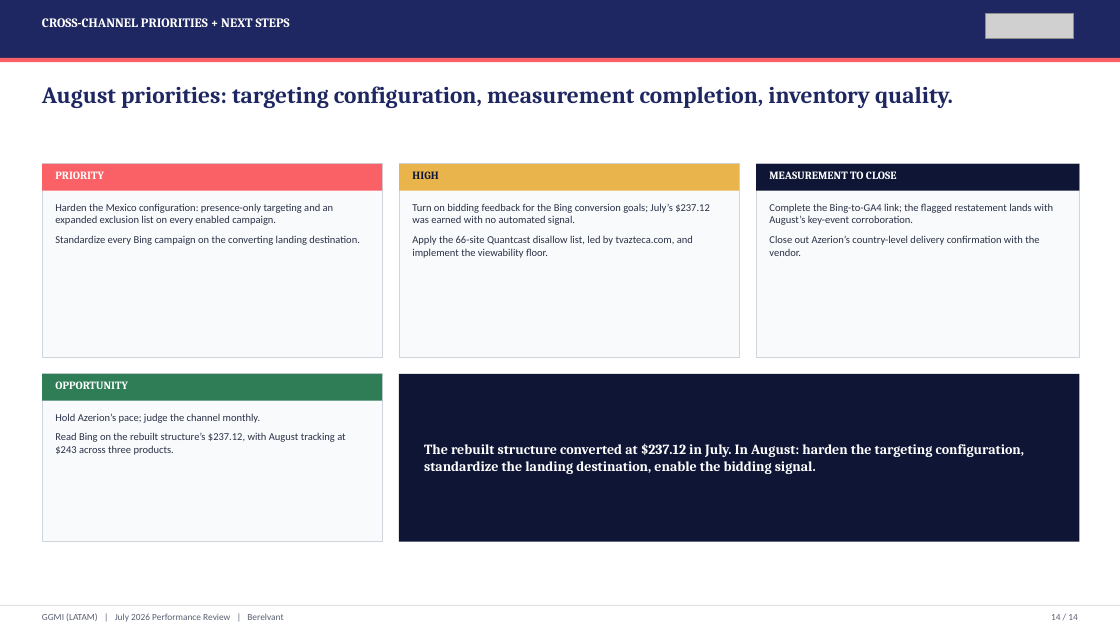
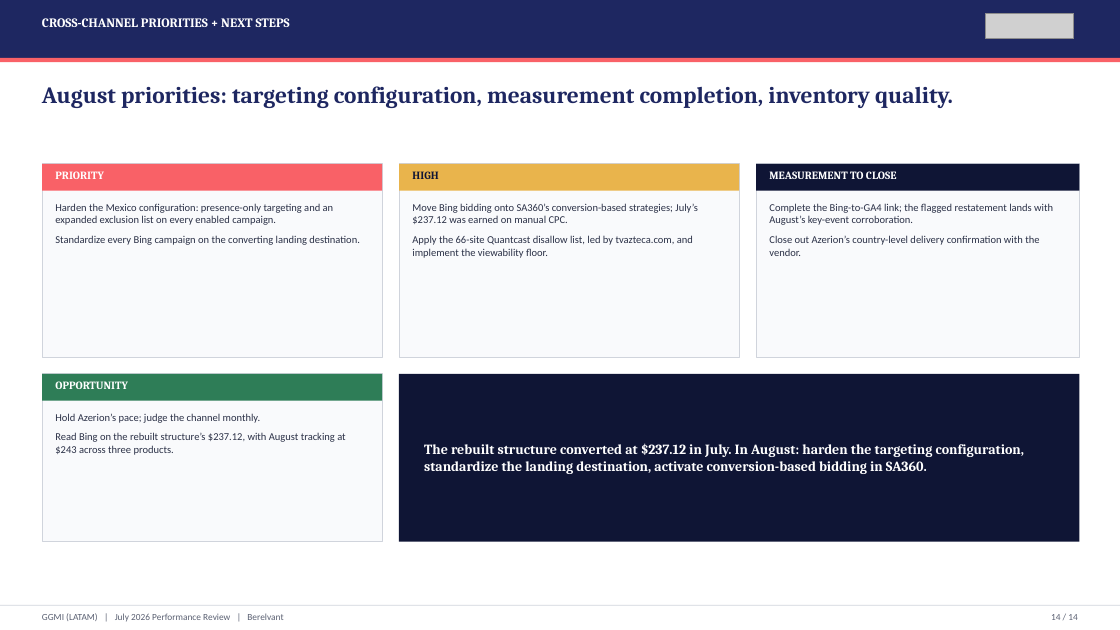
Before and after one commit to hablapro/brlvnt-reporting-hub, a slide deck: slide 14 of reports/forex/ggmi/2026-07/output/GGMI_LATAM_July_2026_Performance_Review.pptx. Drawn at 1120x630 pixels with LibreOffice and Linux fonts; fonts in the diff are those of the drawing; grey boxes stand for pictures. Boxes give left, top, right and bottom in pixels: in the first picture for what was removed or moved away, otherwise in the second. Text is boxed around its words. In the diff, an @@ line names an element or a change of style, - is before the commit and + after.

```diff
--- a/reports/forex/ggmi/2026-07/output/GGMI_LATAM_July_2026_Performance_Review.pptx
+++ b/reports/forex/ggmi/2026-07/output/GGMI_LATAM_July_2026_Performance_Review.pptx
@@ text at (412, 203, 697, 224): text changed @@
-Turn on bidding feedback for the Bing conversion goals; July’s $237.12 was earned with no automated signal.
+Move Bing bidding onto SA360’s conversion-based strategies; July’s $237.12 was earned on manual CPC.
@@ text at (424, 443, 1025, 474): text changed @@
-The rebuilt structure converted at $237.12 in July. In August: harden the targeting configuration, standardize the landing destination, enable the bidding signal.
+The rebuilt structure converted at $237.12 in July. In August: harden the targeting configuration, standardize the landing destination, activate conversion-based bidding in SA360.
```
Also in this commit, not shown: 1 other slide changed, 5 other files.
